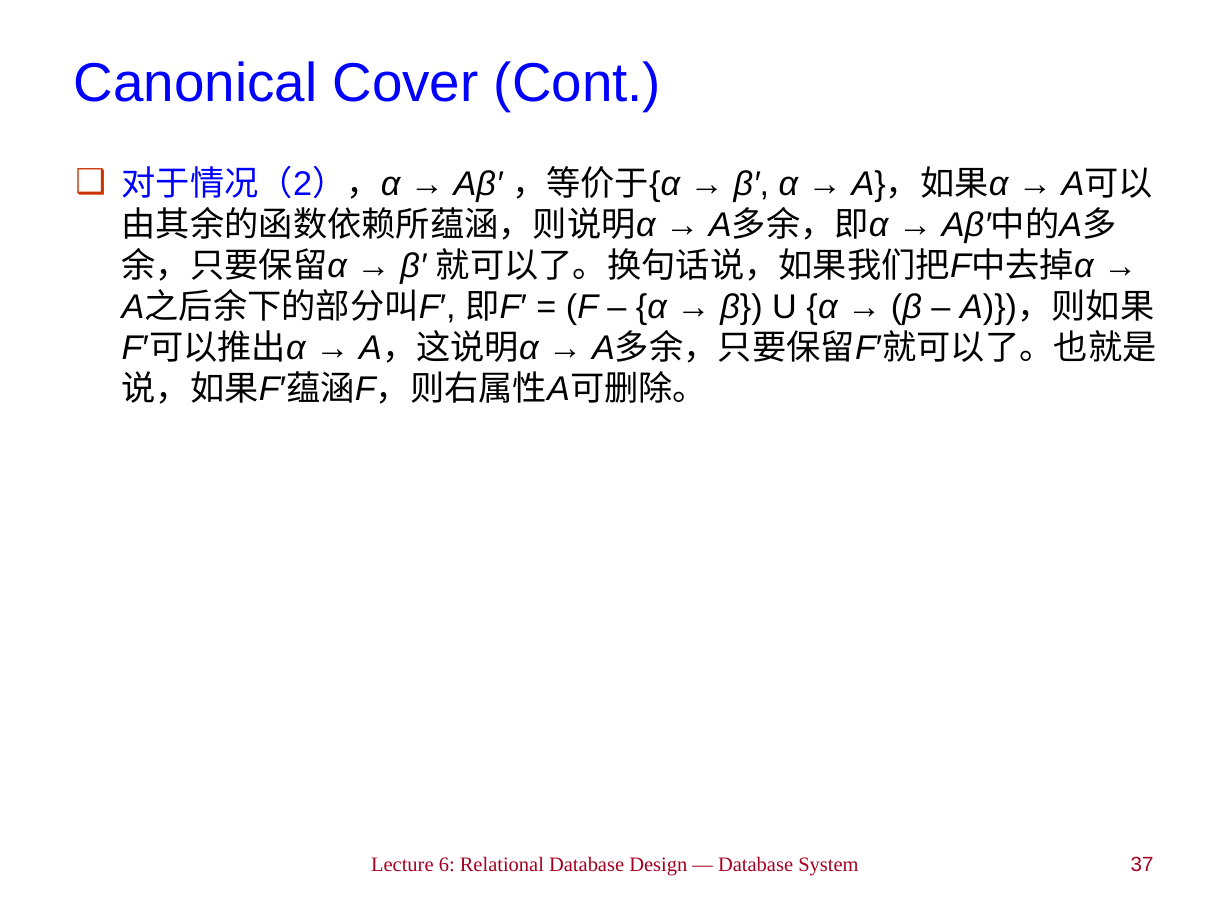
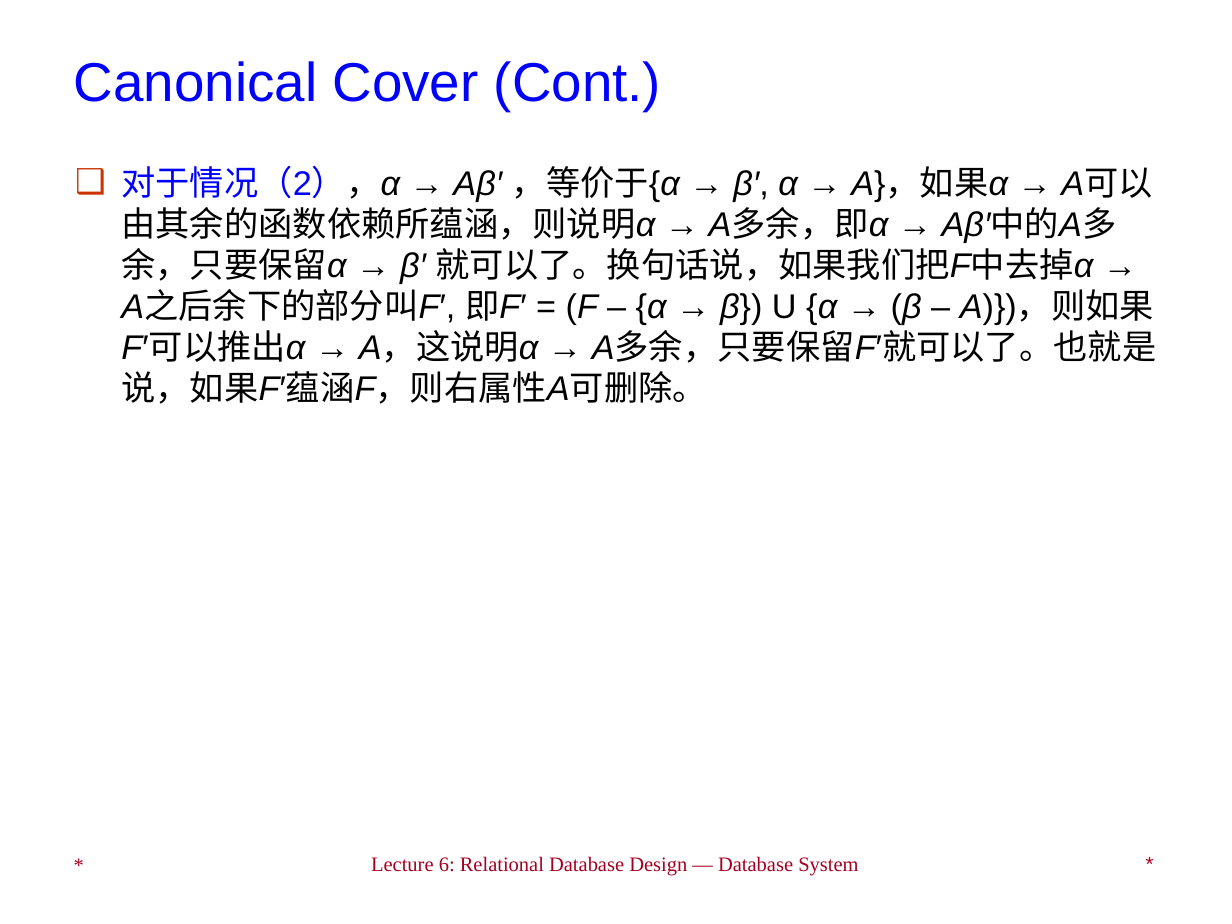
Before and after one commit to LukeLIN-web/DataBase-System-learning, a slide deck: slide 37 of PPT/Lec 6_Relational Database Design.ppt. Drawn at 1232x924 pixels with LibreOffice and Linux fonts; fonts in the diff are those of the drawing. Boxes give left, top, right and bottom in pixels: in the first picture for what was removed or moved away, otherwise in the second. Text is boxed around its words. In the diff, an @@ line names an element or a change of style, - is before the commit and + after.

```diff
--- a/PPT/Lec 6_Relational Database Design.ppt
+++ b/PPT/Lec 6_Relational Database Design.ppt
@@ text added at (x1=62, y1=845, x2=243, y2=899), 12 pt, text #A50021 @@
+*
@@ text at (x1=1131, y1=856, x2=1154, y2=872): text changed @@
-37
+*
```
Also in this commit, not shown: 84 other slides changed, 23 other files.
